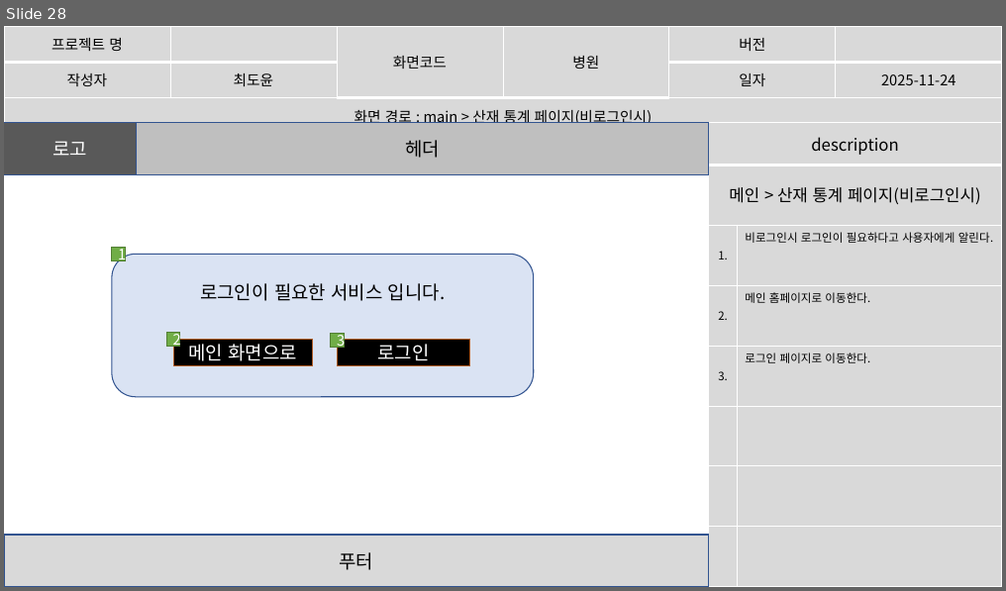
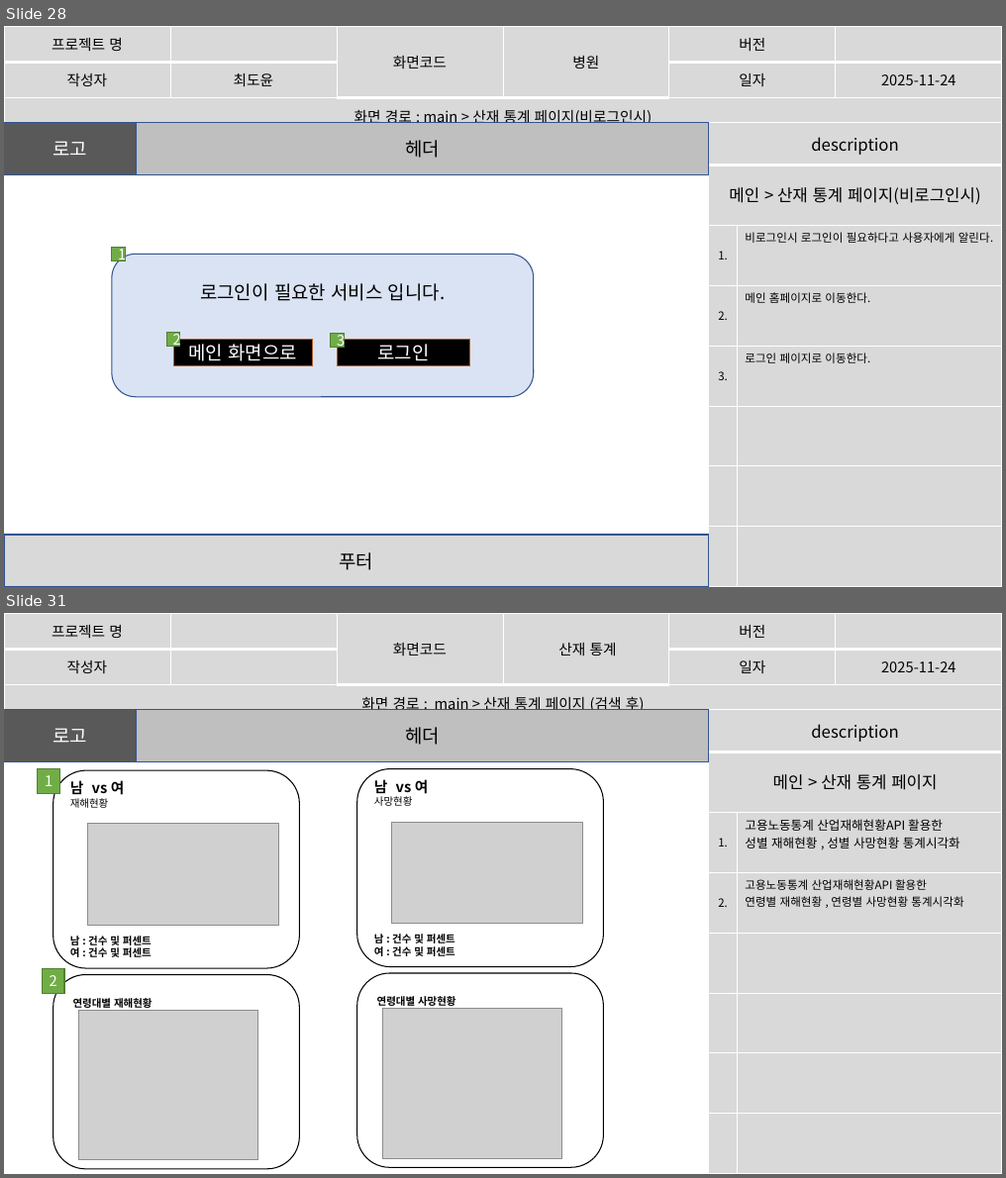
Before and after one commit to imyongchan/source, a slide deck: 종합기획/종합/스토리보드_종합중.pptx. Shown one above the other, each under a label of ours: slide 28 before the commit, slides 28 and 31 after it; the slides between them are not shown. The pictures are 1006x591 and 1006x1178 pixels, drawn with LibreOffice and Linux fonts; fonts in the diff are those of the drawing; grey boxes stand for pictures. Boxes give left, top, right and bottom in pixels: in the first picture for what was removed or moved away, otherwise in the second. Text is boxed around its words. In the diff, an @@ line names an element or a change of style, - is before the commit and + after.

Commit message:
산재통계, 관리자 헤더 추가

```diff
--- a/종합기획/종합/스토리보드_종합중.pptx
+++ b/종합기획/종합/스토리보드_종합중.pptx
@@ slide 31 added at [4, 613, 1002, 1174], background #FFFFFF @@
@@ table added at [4, 613, 1001, 727], 3 rows, 6 columns @@
+프로젝트 명 |  | 화면코드 | 산재 통계 | 버전 | 
+작성자 |  |  |  | 일자 | 2025-11-24
+화면 경로 : main > 산재 통계 페이지 (검색 후) |  |  |  |  | 
@@ rectangle added at [4, 710, 137, 761], fill #595959, outline #325491 1 pt, 18 pt, text #FFFFFF @@
+로고
@@ rectangle added at [137, 710, 709, 761], fill #BFBFBF, outline #325491 1 pt, 18 pt, text #000000 @@
+헤더
@@ table added at [709, 710, 1002, 1174], 8 rows, 2 columns @@
+description | 
+메인 > 산재 통계 페이지 | 
+1. | 고용노동통계 산업재해현황API 활용한 / 성별 재해현황 , 성별 사망현황 통계시각화
+2. | 고용노동통계 산업재해현황API 활용한 / 연령별 재해현황 , 연령별 사망현황 통계시각화
+ | 
+ | 
+ | 
+ | 
@@ rectangle added at [38, 768, 60, 794], fill #70AD47, outline #538035 1 pt, 14 pt, text #FFFFFF @@
+1
@@ rounded rectangle added at [54, 771, 300, 968], fill #FFFFFF, outline #000000 1 pt, 10 pt, text #000000, bold @@
+남 vs 여
+재해현황
+남 : 건수 및 퍼센트
+여 : 건수 및 퍼센트
@@ rounded rectangle added at [357, 768, 604, 966], fill #FFFFFF, outline #000000 1 pt, 10 pt, text #000000, bold @@
+남 vs 여
+사망현황
+남 : 건수 및 퍼센트
+여 : 건수 및 퍼센트
@@ picture added at [87, 823, 279, 925] @@
@@ picture added at [391, 822, 583, 924] @@
@@ rectangle added at [43, 968, 64, 994], fill #70AD47, outline #538035 1 pt, 14 pt, text #FFFFFF @@
+2
@@ rounded rectangle added at [54, 975, 300, 1170], fill #FFFFFF, outline #000000 1 pt, 10 pt, text #000000, bold @@
+연령대별 재해현황
@@ rounded rectangle added at [357, 973, 604, 1168], fill #FFFFFF, outline #000000 1 pt, 10 pt, text #000000, bold @@
+연령대별 사망현황
@@ picture added at [79, 1011, 258, 1161] @@
@@ picture added at [383, 1009, 562, 1159] @@
```
Also in this commit, not shown: 1 slide changed, 8 other slides added, 2 slides removed.
